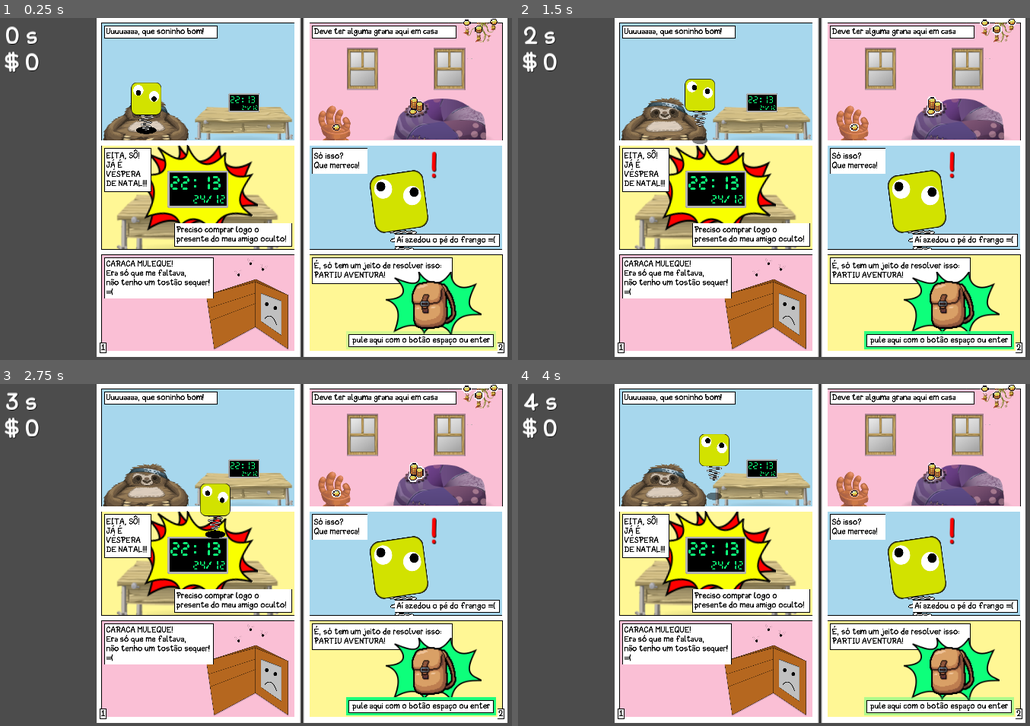
Above: before the commit, frames 1-4 (two rows, left to right).
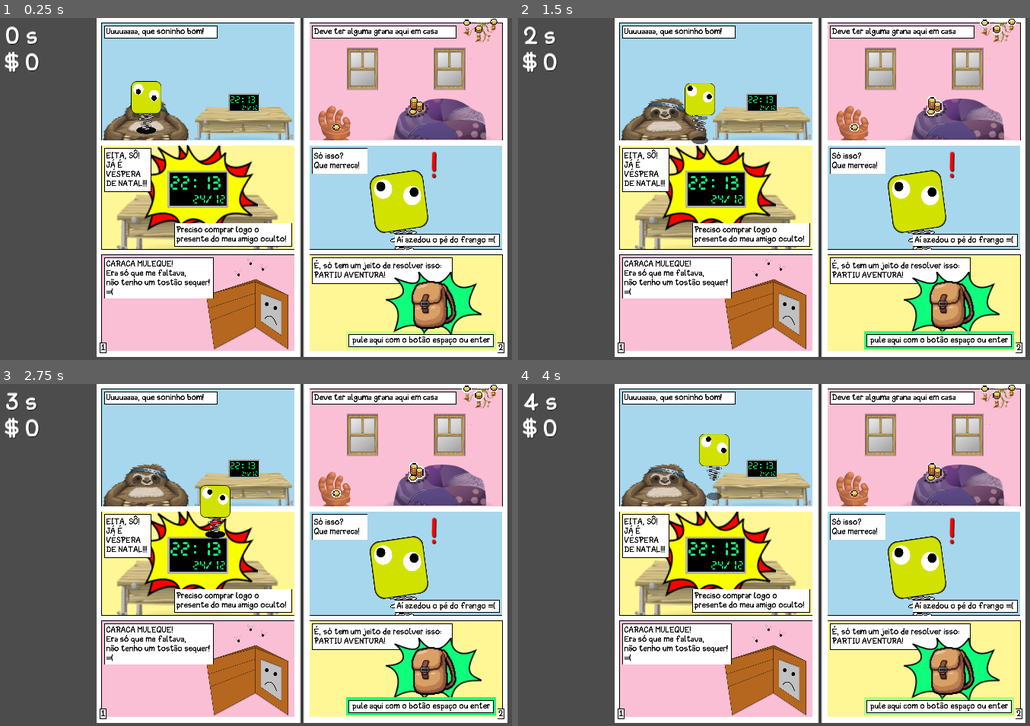
Above: after the commit, the same moments.

Repository: gilzoide/dindim-pro-presentim
Game: Godot game, scene res://Main.tscn
The game is run twice, just before and just after one commit, with the same random seed, the same clock (stepped at 60 frames per second) and the same inputs.
Inputs:
- Up to frame 1 (0.25 s): no input
- Up to frame 2 (1.5 s): hold D (move_right) 0.53-1.28 s; tap Space (pulo) at 0.77 s; hold S (move_down) from 1.28 s (still down)
- Up to frame 3 (2.75 s): tap Space (pulo) at 1.52 s; release S (move_down) at 2.03 s; hold D (move_right) from 2.03 s (still down)
- Up to frame 4 (4 s): release D (move_right) at 2.78 s; hold W (move_up) 2.78-3.53 s; tap Space (pulo) at 3.02, 3.77 s; hold A (move_left) from 3.53 s (still down)

The runs differ from the first frame. In frame 1, 0.2% of the frame differs, in the area x 25-32%, y 18-34%; in frame 2, 0.4%, in the area x 32-39%, y 17-37%; in frame 3, 0.3%; in frame 4, less than 0.1%.

Commit message:
Update cena inicial com player pulando

Diff:
--- a/Player/Player.gd
+++ b/Player/Player.gd
@@ -4,6 +4,8 @@
 
 export(Resource) var score
 export(float) var linearVelocity: float = 100
+export(bool) var start_pulando = true
+
 var direction = Vector2.ZERO
 var pulando = false
 var blinking = false
@@ -13,6 +15,9 @@
 
 func _ready():
     set_physics_process(true)
+    if start_pulando:
+        pulando = true
+        animationPlayer.play("Pulando")
 
 func _physics_process(_delta):
     if Input.is_action_pressed("move_up"):
